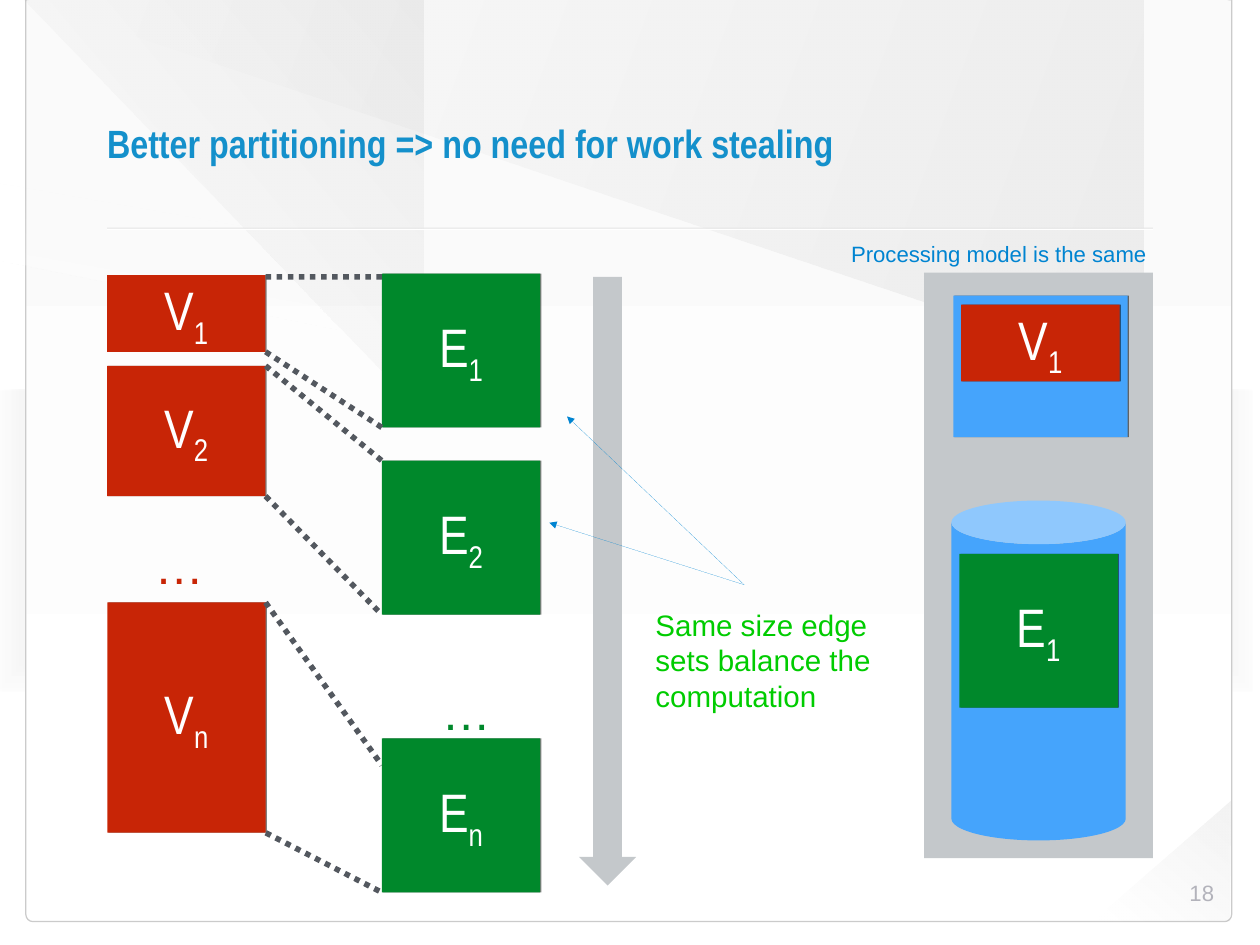
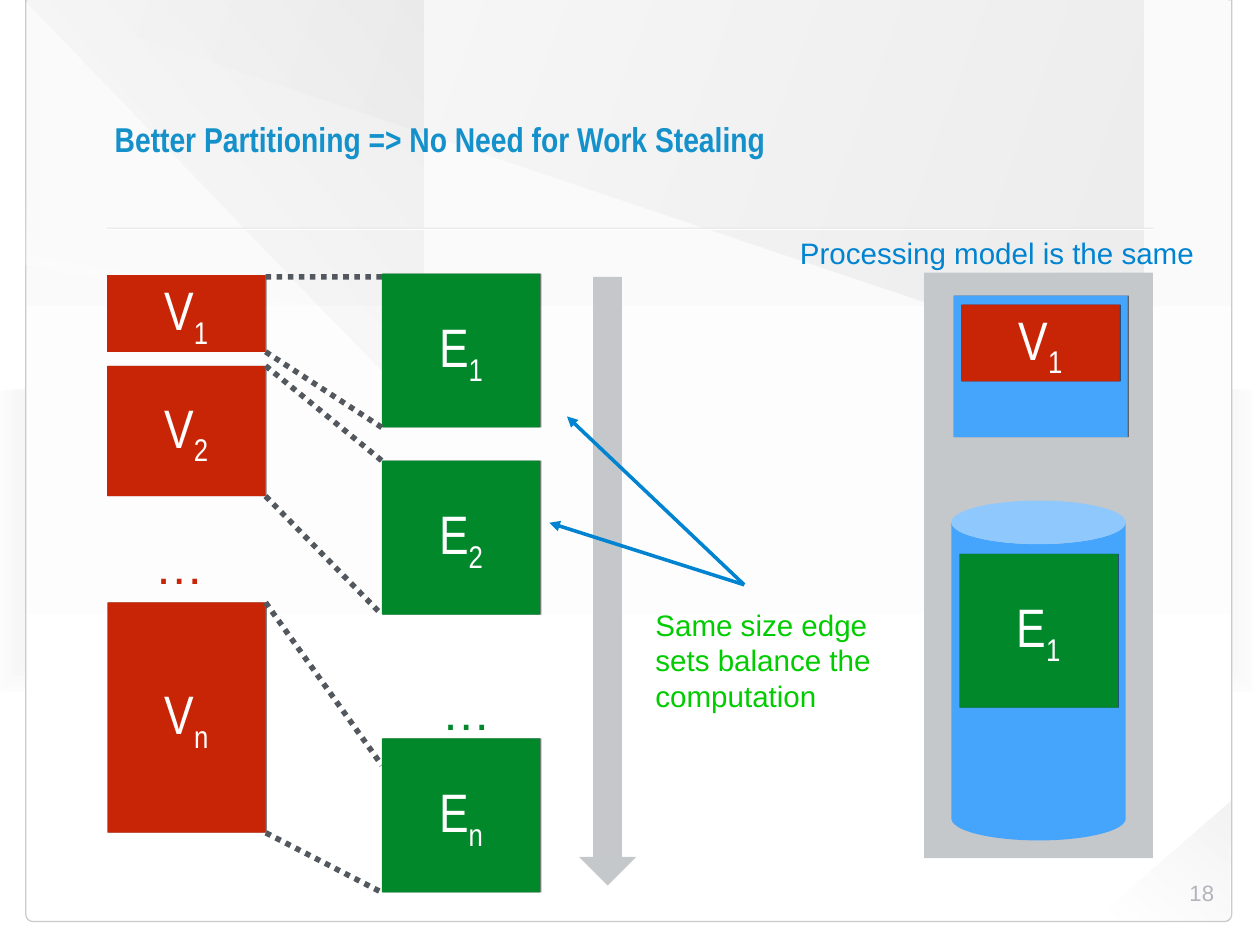
Before and after one commit to HaprianVlad/chaos, a slide deck: slide 18 of presentation.odp. Drawn at 1260x945 pixels with LibreOffice and Linux fonts; fonts in the diff are those of the drawing; background and template pictures are left out. Boxes give left, top, right and bottom in pixels: in the first picture for what was removed or moved away, otherwise in the second. Text is boxed around its words. In the diff, an @@ line names an element or a change of style, - is before the commit and + after.

```diff
--- a/presentation.odp
+++ b/presentation.odp
@@ title at bbox=[115, 127, 765, 158]: text changed; size 32 to 28 pt @@
-Better partitioning => no need for work stealing
+Better Partitioning => No Need for Work Stealing
@@ text "Processing model is the same": place and size @@
-text "Processing model is the same" at bbox=[851, 246, 1146, 267]
+text "Processing model is the same" at bbox=[800, 242, 1194, 270]
@@ text "Processing model is the same" at bbox=[800, 242, 1194, 270]: size 18 to 24 pt @@
@@ arrow (744, 585) - (567, 416): stroke #0084D1 0 pt to #0084D1 2.89 pt @@
@@ arrow (744, 585) - (549, 523): stroke #0084D1 0 pt to #0084D1 2.89 pt @@
```
Also in this commit, not shown: 8 other slides changed, 2 slides added, 1 other file.
